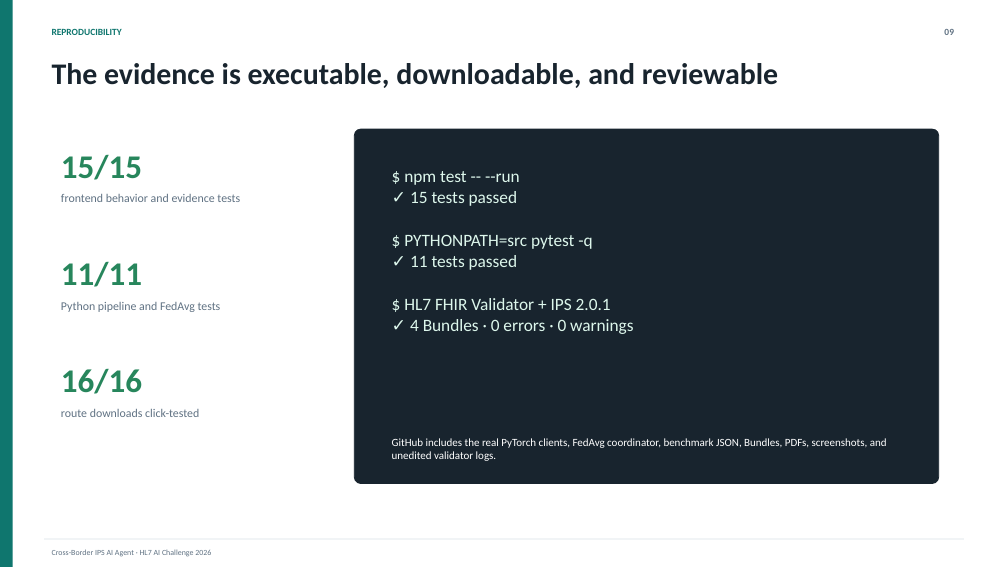
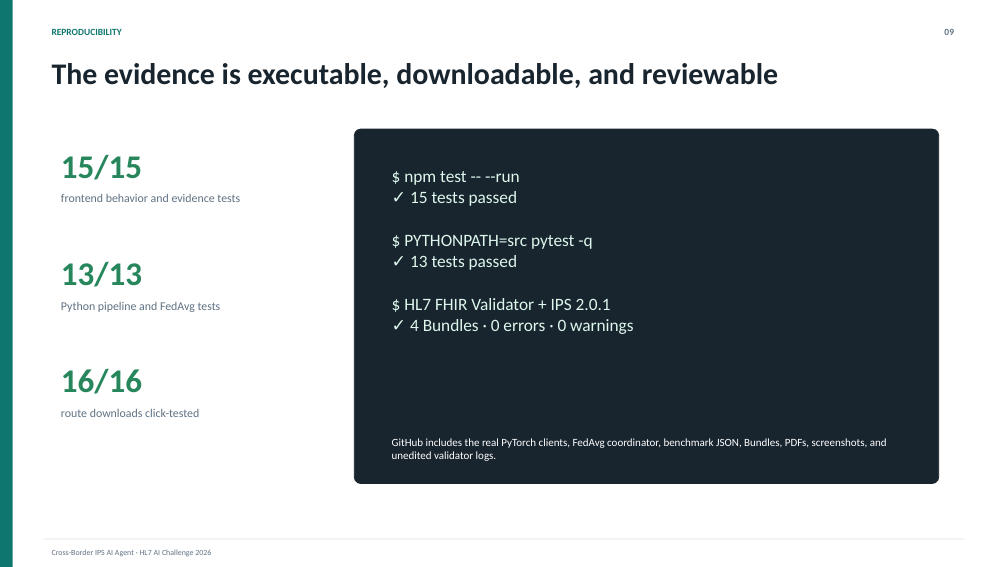
Before and after one commit to AnantGp/crossroad-fhir-link, a slide deck: slide 9 of submission/final_pitch_deck.pptx. Drawn at 1008x567 pixels with LibreOffice and Linux fonts; fonts in the diff are those of the drawing. Boxes give left, top, right and bottom in pixels: in the first picture for what was removed or moved away, otherwise in the second. Text is boxed around its words. In the diff, an @@ line names an element or a change of style, - is before the commit and + after.

```diff
--- a/submission/final_pitch_deck.pptx
+++ b/submission/final_pitch_deck.pptx
@@ text at <box>61,261,142,287</box>: text changed @@
-11/11
+13/13
@@ text at <box>410,255,518,270</box>: text changed @@
-✓ 11 tests passed
+✓ 13 tests passed
```
Also in this commit, not shown: 1 other slide changed, 34 other files.
